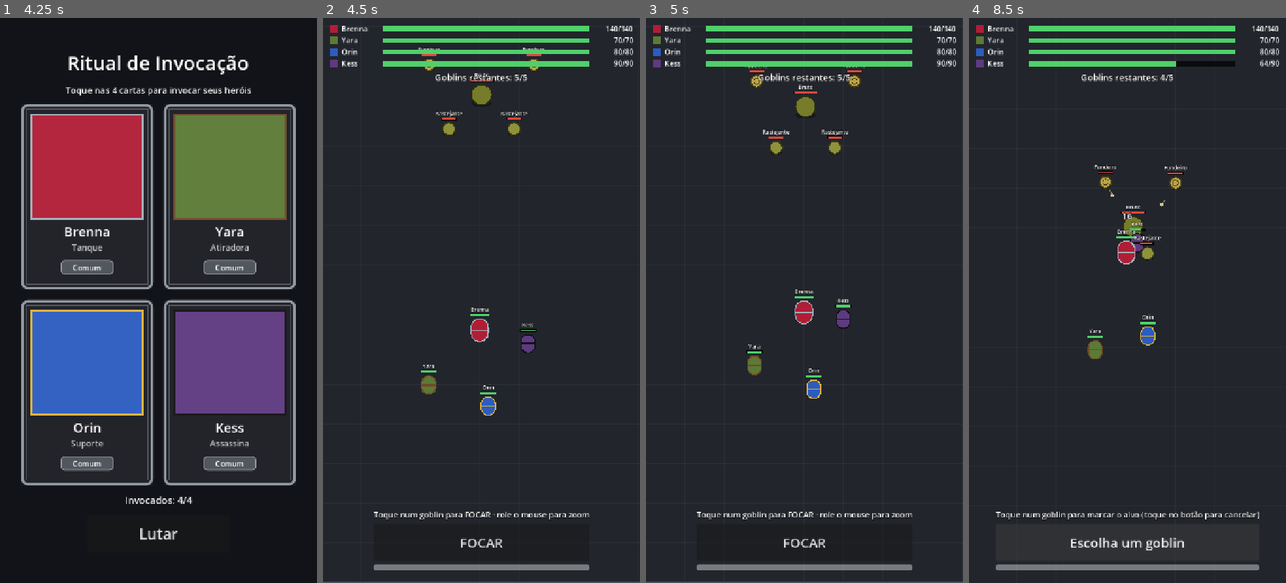
Above: before the commit, frames 1-4 (left to right).
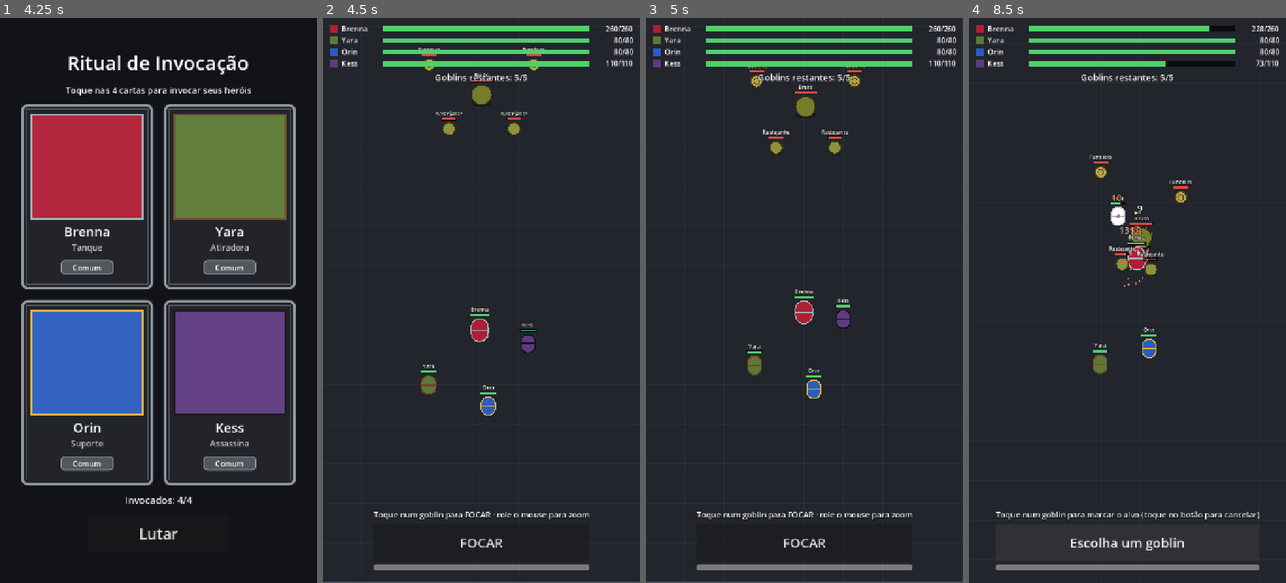
Above: after the commit, the same moments.

Repository: Joaozinm/summon
Game: Godot game, scene res://scenes/main.tscn
The game is run twice, just before and just after one commit, with the same random seed, the same clock (stepped at 60 frames per second) and the same inputs.
Inputs (mouse positions are in pixels of both pictures, inside the frame that each line leads up to):
- Up to frame 1 (4.25 s): tap Enter at 0.5 s; move the mouse to (88, 198) at 0.52 s; click (88, 198) at 0.67 s; move the mouse to (228, 198) at 1.27 s; click (228, 198) at 1.42 s; move the mouse to (88, 390) at 2.02 s; click (88, 390) at 2.17 s; move the mouse to (228, 390) at 2.77 s; click (228, 390) at 2.92 s; move the mouse to (253, 385) at 3.52 s; click (253, 385) at 3.67 s
- Up to frame 2 (4.5 s): click "Lutar" at 4.25 s
- Up to frame 3 (5 s): no input
- Up to frame 4 (8.5 s): click "FOCAR" at 5 s; click "Escolha um goblin" at 5.75 s; click "FOCAR" at 6.5 s; click "Escolha um goblin" at 7.25 s; click "FOCAR" at 8 s

Frame 1 is identical in both runs. In frame 2, 0.1% of the frame differs, in the area x 89-98%, y 1-9%; in frame 3, 0.1%; in frame 4, 2.5%, in the area x 37-98%, y 1-63%.

Commit message:
balance: Fase 1.5 — longer, riskier battles (numbers only)
Only scripts/data/defs.gd changes. AI, FOCAR (6s/12s), Orin heal rule/amount,
flow, camera, SFX and HEAVY_HIT untouched. Bruto and Kess keep 18 damage per
hit (still "heavy" -> shake/hit-stop); their DPS is tuned via cooldown.

Measured (30 fights per player policy, headless, variable frame rate):
- no FOCAR: 18.9s / 100% wins / 0.03 deaths -> 55.2s / 73% / 1.80
- casual FOCAR: 20.2s / 100% / 0.53 -> 68.3s / 60% / 3.00

Co-Authored-By: Claude Opus 5.5 <noreply@anthropic.com>

Diff:
--- a/scripts/data/defs.gd
+++ b/scripts/data/defs.gd
@@ -9,13 +9,13 @@
 const HEROES := {
 	"brenna": {
 		"name": "Brenna", "title": "Brenna, a Guardiã", "role": "Tanque", "rarity": "Comum",
-		"hp": 140.0, "damage": 12.0, "cooldown": 1.1, "speed": 90.0, "range": 0.0,
+		"hp": 260.0, "damage": 9.0, "cooldown": 1.1, "speed": 90.0, "range": 0.0,
 		"radius": 20.0, "brain": "muralha",
 		"color": Color("b01e36"), "accent": Color("a3acb5"),
 	},
 	"yara": {
 		"name": "Yara", "title": "Yara, a Arqueira", "role": "Atiradora", "rarity": "Comum",
-		"hp": 70.0, "damage": 16.0, "cooldown": 1.3, "speed": 100.0, "range": 320.0,
+		"hp": 80.0, "damage": 13.0, "cooldown": 1.3, "speed": 100.0, "range": 320.0,
 		"radius": 16.0, "brain": "paciencia",
 		"color": Color("5c7a36"), "accent": Color("6e4a2a"),
 	},
@@ -28,7 +28,7 @@
 	},
 	"kess": {
 		"name": "Kess", "title": "Kess, a Duelista", "role": "Assassina", "rarity": "Comum",
-		"hp": 90.0, "damage": 20.0, "cooldown": 1.5, "speed": 130.0, "range": 0.0,
+		"hp": 110.0, "damage": 18.0, "cooldown": 1.7, "speed": 130.0, "range": 0.0,
 		"radius": 16.0, "brain": "oportunista",
 		"color": Color("5e3a80"), "accent": Color("141016"),
 	},
@@ -37,17 +37,17 @@
 # PLACEHOLDER TEMPORÁRIO — substituído pela arte final da Muse.
 const GOBLINS := {
 	"rastejante": {
-		"name": "Rastejante", "hp": 45.0, "damage": 8.0, "cooldown": 1.2, "speed": 95.0,
+		"name": "Rastejante", "hp": 110.0, "damage": 7.0, "cooldown": 1.2, "speed": 95.0,
 		"range": 0.0, "radius": 14.0, "brain": "rastejante",
 		"color": Color("8f923a"), "accent": Color("3a3b16"),
 	},
 	"fundeiro": {
-		"name": "Fundeiro", "hp": 35.0, "damage": 9.0, "cooldown": 1.5, "speed": 85.0,
+		"name": "Fundeiro", "hp": 95.0, "damage": 10.0, "cooldown": 1.5, "speed": 85.0,
 		"range": 260.0, "radius": 13.0, "brain": "fundeiro",
 		"color": Color("b9a447"), "accent": Color("4a3f17"),
 	},
 	"bruto": {
-		"name": "Bruto", "hp": 120.0, "damage": 18.0, "cooldown": 1.8, "speed": 60.0,
+		"name": "Bruto", "hp": 340.0, "damage": 18.0, "cooldown": 2.3, "speed": 60.0,
 		"range": 0.0, "radius": 24.0, "brain": "bruto",
 		"color": Color("767c2a"), "accent": Color("2c2e10"),
 	},
